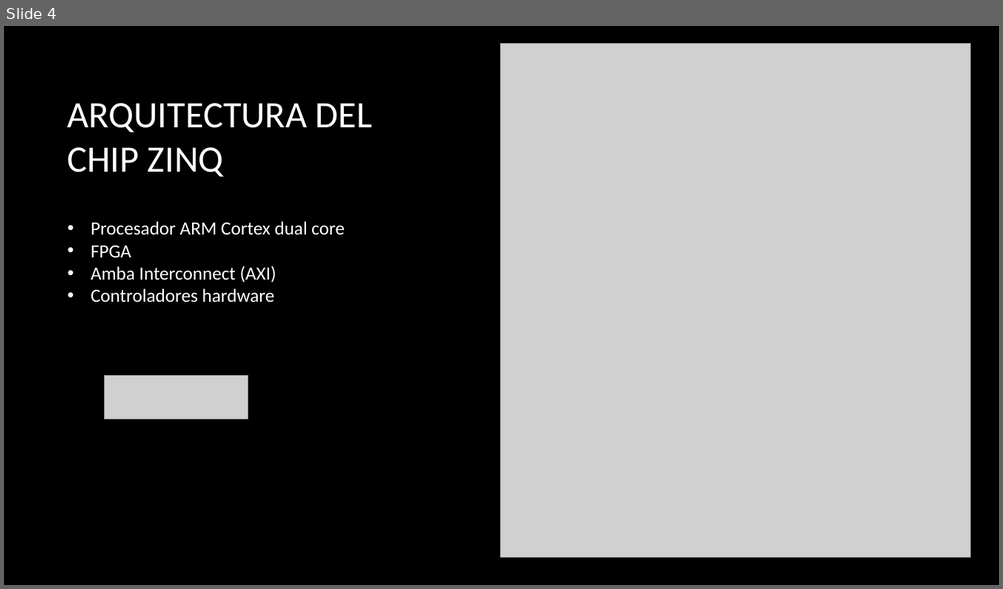
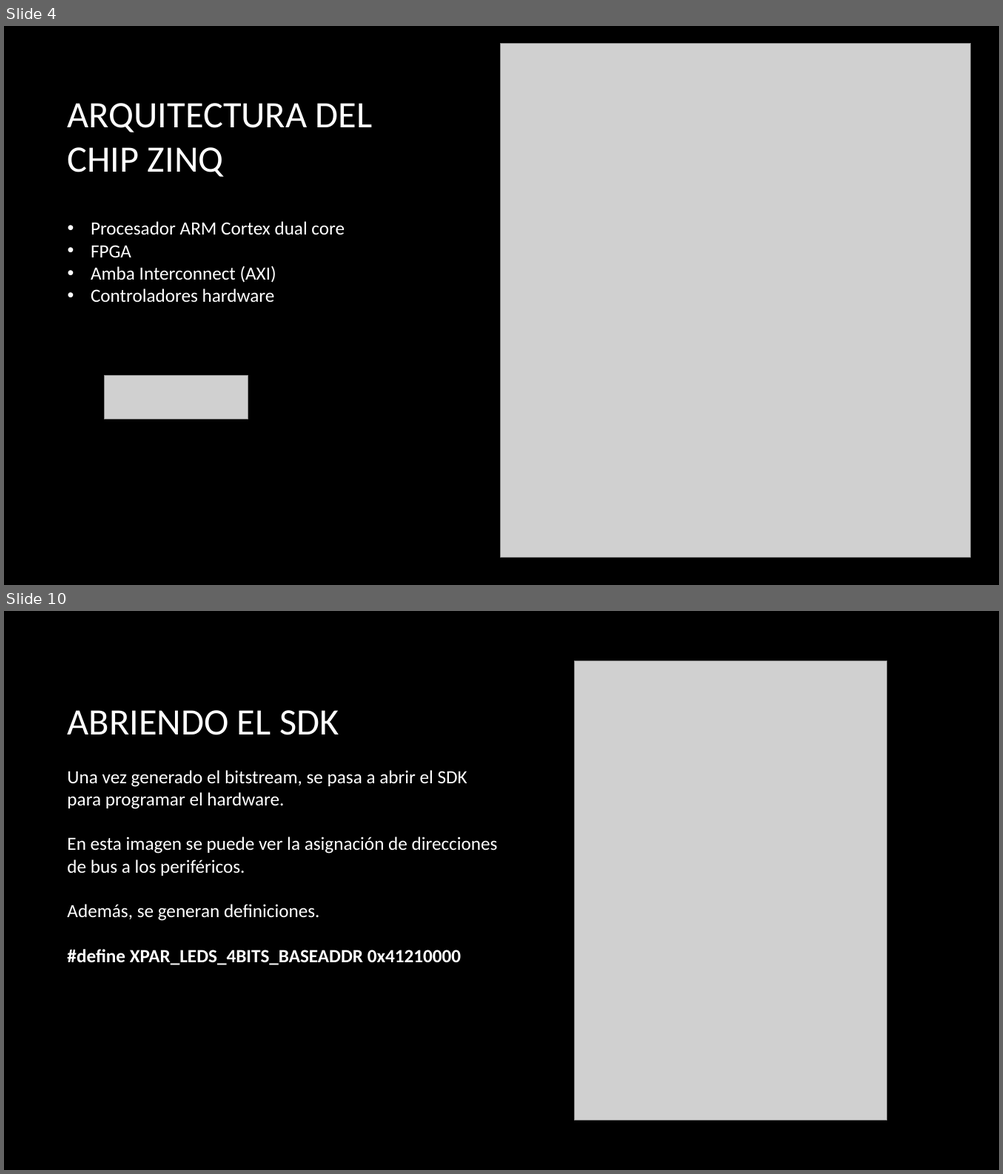
Before and after one commit to kharenzze/Zybo, a slide deck: FreeRTOS/presentación.pptx. Shown one above the other, each under a label of ours: slide 4 before the commit, slides 4 and 10 after it; the slides between them are not shown. The pictures are 1003x589 and 1003x1174 pixels, drawn with LibreOffice and Linux fonts; fonts in the diff are those of the drawing; grey boxes stand for pictures; background and template pictures are left out. Boxes give left, top, right and bottom in pixels: in the first picture for what was removed or moved away, otherwise in the second. Text is boxed around its words. In the diff, an @@ line names an element or a change of style, - is before the commit and + after.

```diff
--- a/FreeRTOS/presentación.pptx
+++ b/FreeRTOS/presentación.pptx
@@ slide 10 added at (4,611,999,1170), background picture (left out) @@
@@ picture added at (575,661,887,1122) @@
@@ title added at (68,710,338,735), 36 pt, text #FFFFFF @@
+ABRIENDO EL SDK
@@ text added at (67,770,498,965), 18 pt, text #FFFFFF @@
+Una vez generado el bitstream, se pasa a abrir el SDK para programar el hardware.
+En esta imagen se puede ver la asignación de direcciones de bus a los periféricos.
+Además, se generan definiciones.
+#define XPAR_LEDS_4BITS_BASEADDR 0x41210000
@@ page number added at (842,1090,887,1121), 10 pt, text #FFFFFF @@
+10
```
Also in this commit, not shown: 2 slides changed, 7 other slides added, 1 slide removed.
